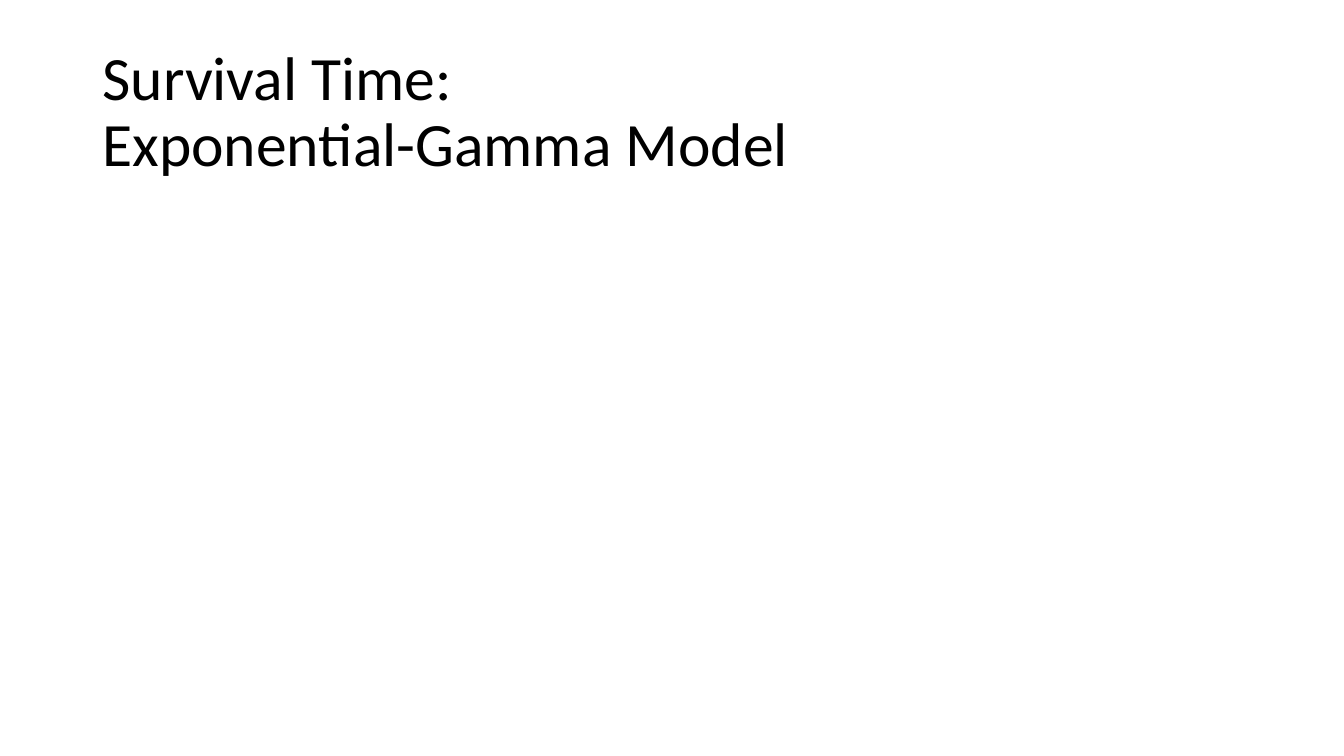
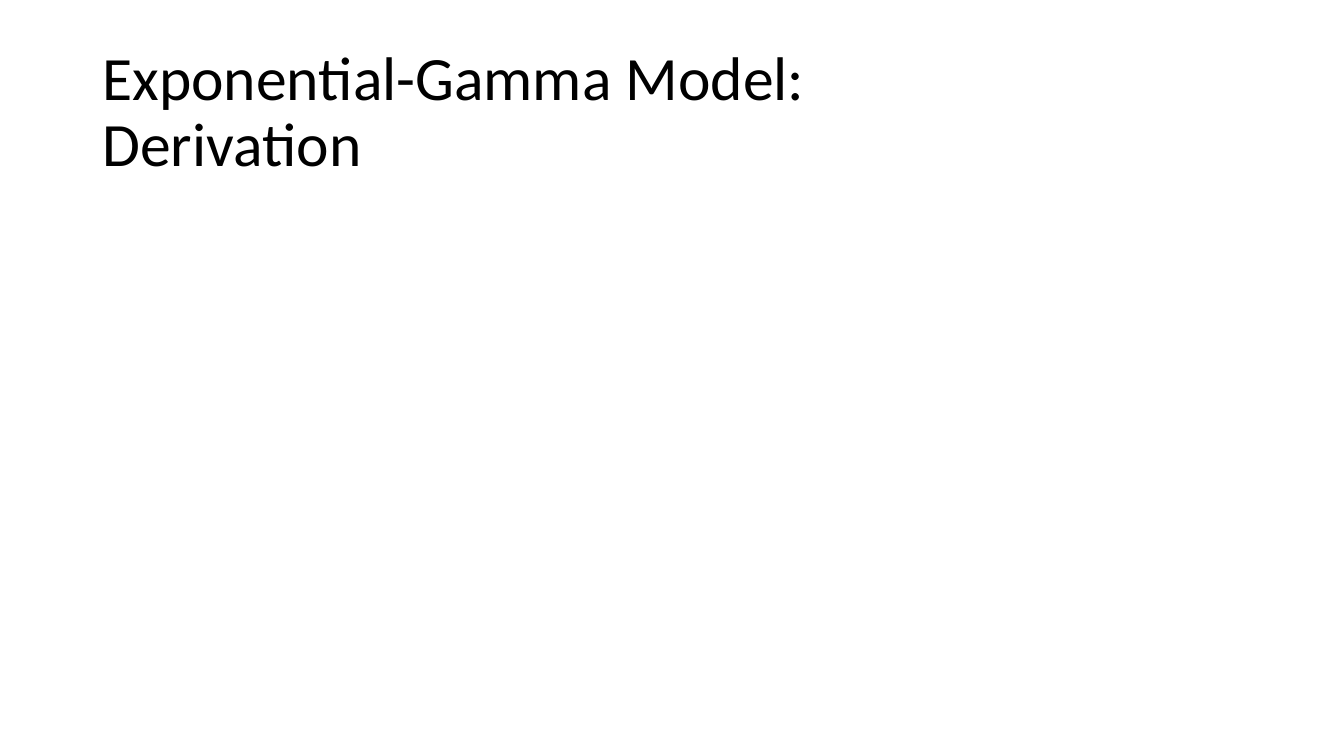
Before and after one commit to vgharris3/predictiveInference, a slide deck: slide 13 of Thesis_Files/ThesisDefense.pptx (slide 11 before the commit). Drawn at 1344x756 pixels with LibreOffice and Linux fonts; fonts in the diff are those of the drawing; grey boxes stand for pictures. Boxes give left, top, right and bottom in pixels: in the first picture for what was removed or moved away, otherwise in the second. Text is boxed around its words. In the diff, an @@ line names an element or a change of style, - is before the commit and + after.

```diff
--- a/Thesis_Files/ThesisDefense.pptx
+++ b/Thesis_Files/ThesisDefense.pptx
@@ title at (x1=102, y1=57, x2=805, y2=167): text changed @@
-Survival Time:
-Exponential-Gamma Model
+Exponential-Gamma Model:
+Derivation
```
Also in this commit, not shown: 10 other slides changed, 14 slides added, 8 other files.
